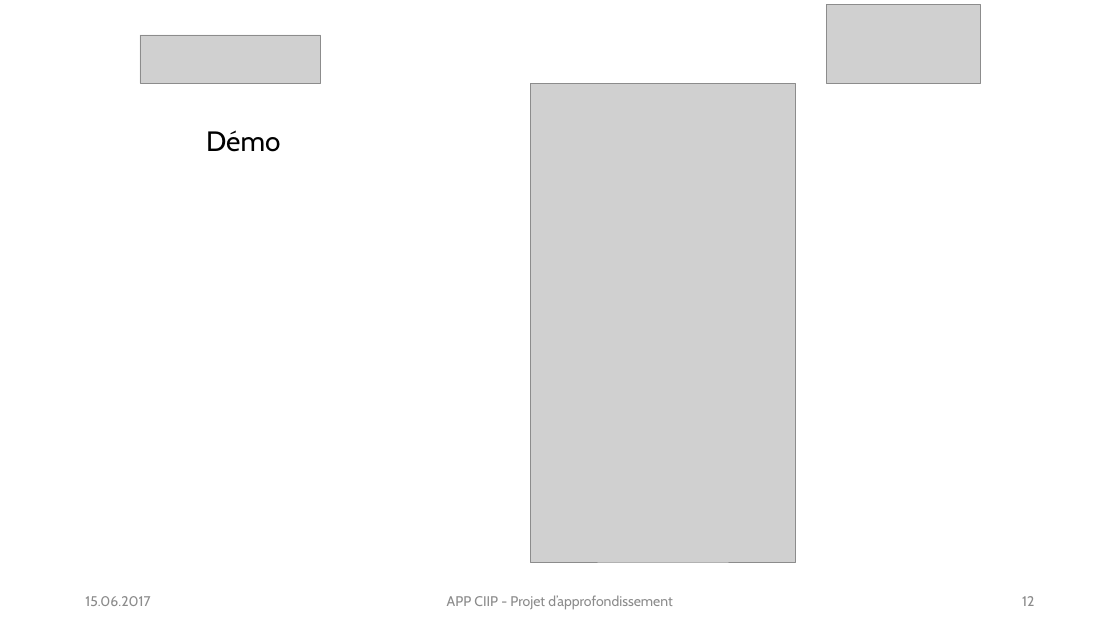
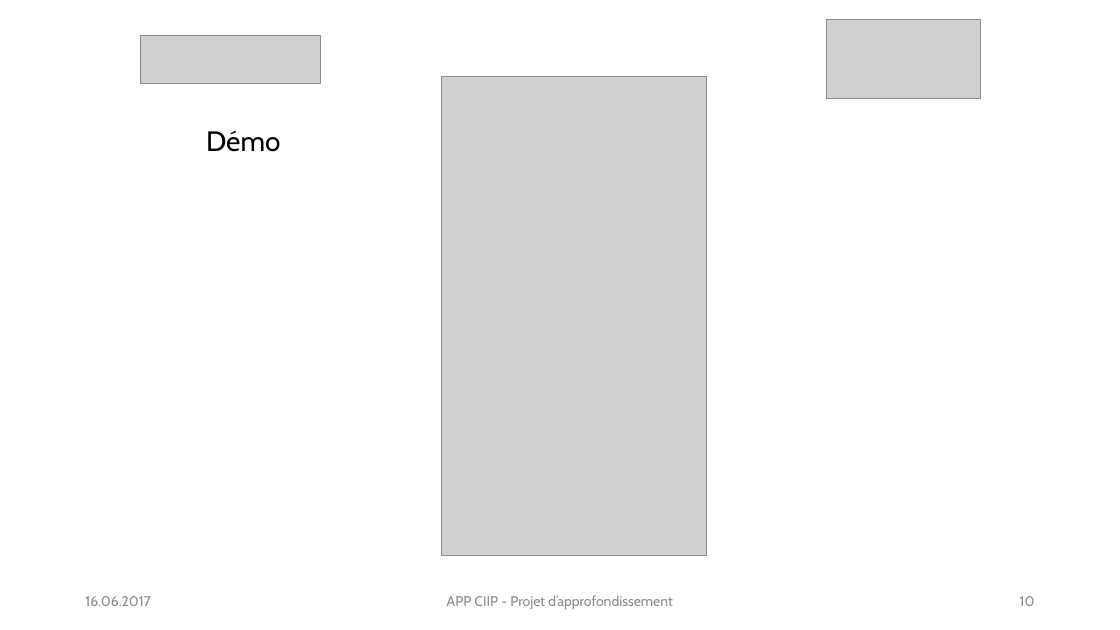
Before and after one commit to gaelteguia/appciip, a slide deck: slide 10 of Defense PA GTT.pptx (slide 12 before the commit). Drawn at 1120x630 pixels with LibreOffice and Linux fonts; fonts in the diff are those of the drawing; grey boxes stand for pictures. Boxes give left, top, right and bottom in pixels: in the first picture for what was removed or moved away, otherwise in the second. Text is boxed around its words. In the diff, an @@ line names an element or a change of style, - is before the commit and + after.

```diff
--- a/Defense PA GTT.pptx
+++ b/Defense PA GTT.pptx
@@ picture: place and size @@
-picture at [826, 4, 980, 83]
+picture at [827, 19, 981, 98]
@@ picture: place and size @@
-picture at [531, 83, 796, 562]
+picture at [442, 76, 707, 555]
@@ text at [85, 596, 151, 606]: text changed @@
-15.06.2017
+16.06.2017
@@ page number at [1020, 596, 1035, 606]: text changed @@
-12
+10
```
Also in this commit, not shown: 12 other slides changed, 2 slides removed.
